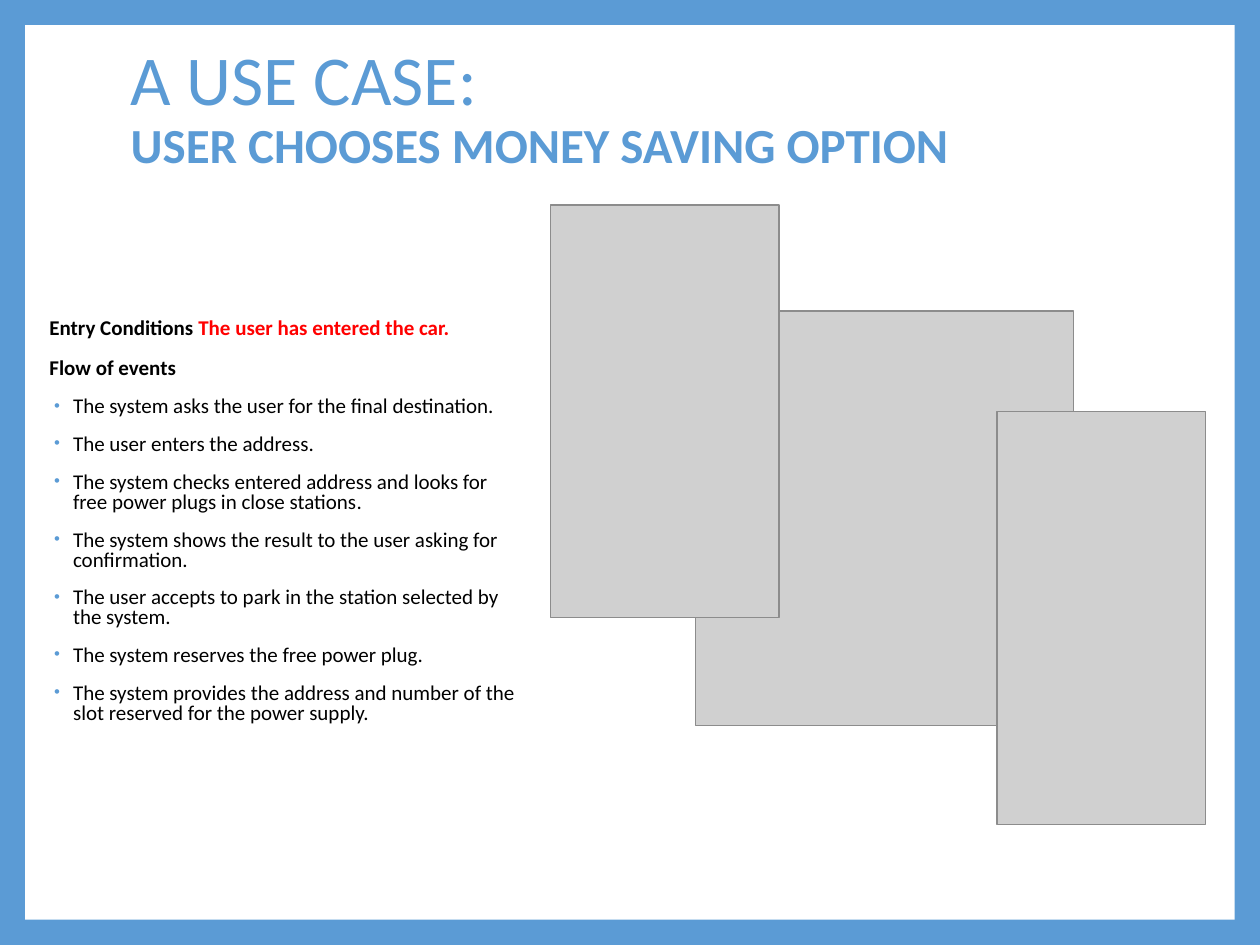
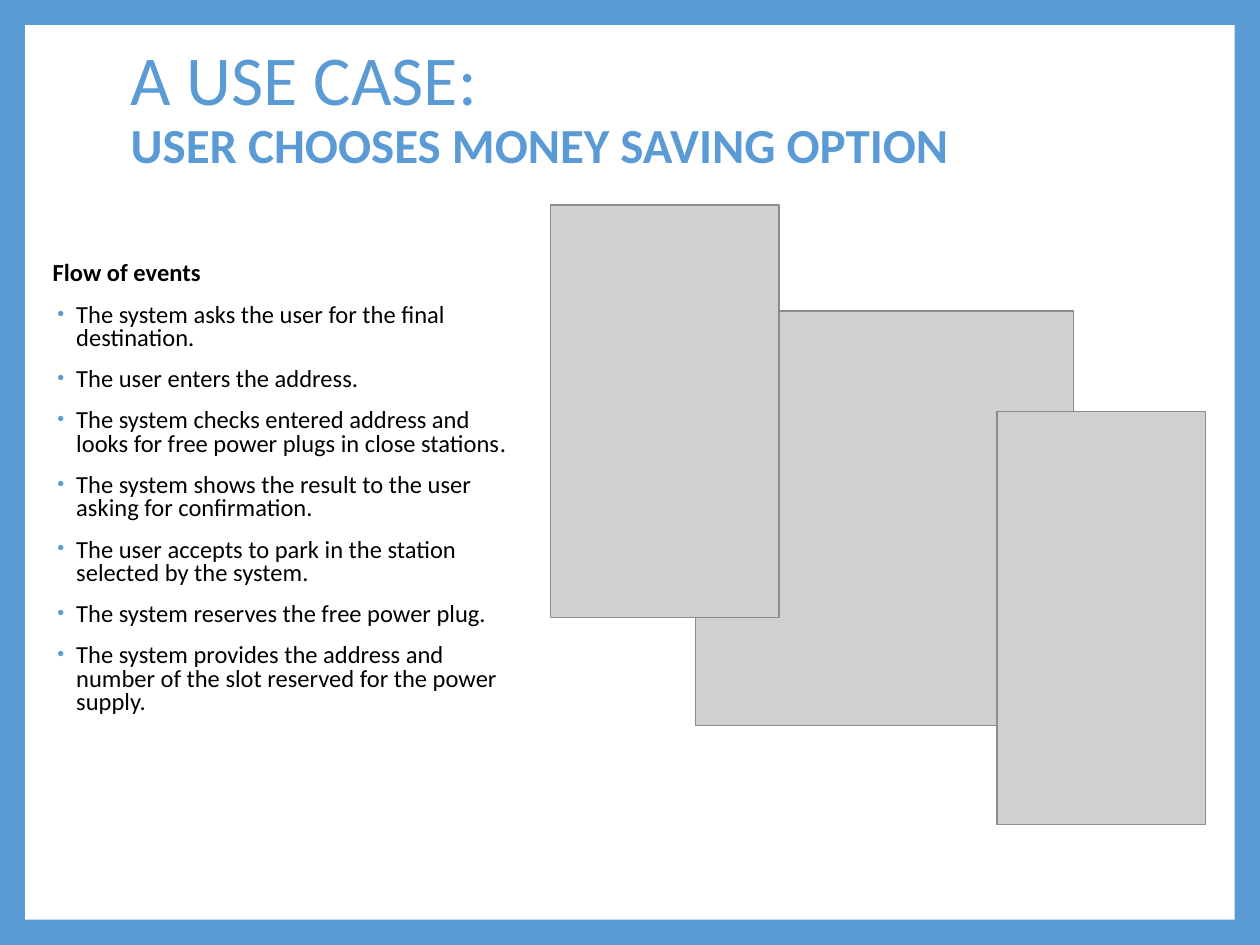
Before and after one commit to sergioCap/SE2project, a slide deck: slide 9 of presentation/SE2_final_v5.pptx. Drawn at 1260x945 pixels with LibreOffice and Linux fonts; fonts in the diff are those of the drawing; grey boxes stand for pictures. Boxes give left, top, right and bottom in pixels: in the first picture for what was removed or moved away, otherwise in the second. Text is boxed around its words. In the diff, an @@ line names an element or a change of style, - is before the commit and + after.

Commit message:
modified slides

```diff
--- a/presentation/SE2_final_v5.pptx
+++ b/presentation/SE2_final_v5.pptx
@@ text "Flow of events" moved from (x1=49, y1=320, x2=514, y2=724) to (x1=53, y1=263, x2=506, y2=714) @@
@@ text "Flow of events" at (x1=53, y1=263, x2=506, y2=714): size 12 to 14 pt @@
@@ text at (x1=49, y1=320, x2=449, y2=339): paragraph removed @@
-Entry Conditions The user has entered the car.
```
Also in this commit, not shown: 1 other slide changed, 1 other file.
